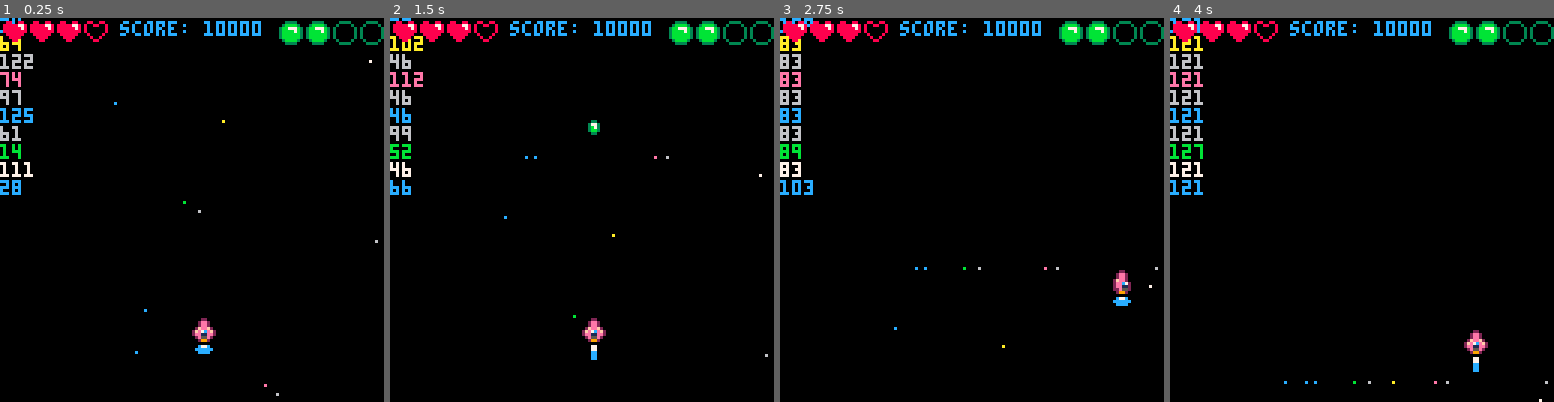
Above: before the commit, frames 1-4 (left to right).
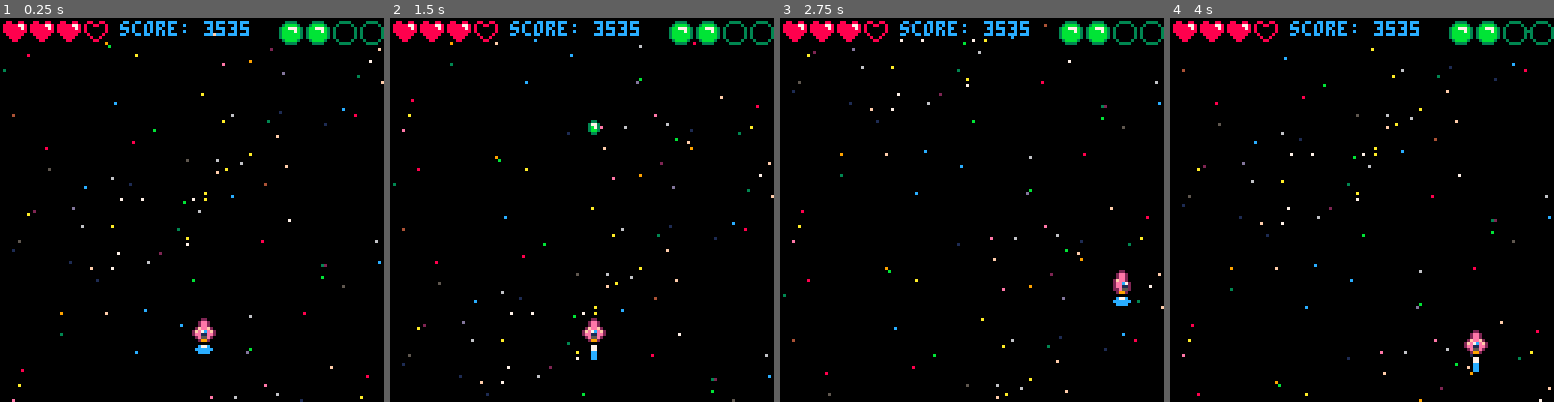
Above: after the commit, the same moments.

Repository: CalebmKopp/shmuptut
Game: PICO-8 cartridge ep7-homework/shmup_star_animation.p8
Two runs of this game, one before a commit and one after it. Both use one fixed random seed, a clock stepped at 60 frames per second and the inputs below.
Inputs:
- Up to frame 1 (0.25 s): no input
- Up to frame 2 (1.5 s): tap X (X key) at 0.33, 1.07 s
- Up to frame 3 (2.75 s): hold Right 1.6-2.1 s; tap X (X key) at 1.85 s; hold Up 2.15-2.42 s; hold Right from 2.47 s (still down)
- Up to frame 4 (4 s): tap X (X key) at 2.97 s; release Right at 3.03 s; hold Left 3.08-3.58 s; hold Down 3.63-3.97 s

The runs differ from the first frame. In frame 1, 1.9% of the frame differs, in the area x 0-100%, y 0-100%; in frame 2, 2.0%; in frame 3, 2.1%; in frame 4, 2.3%.

Commit message:
stars generate randomly, then wrap on screen

Diff:
--- a/ep7-homework/shmup_star_animation.p8
+++ b/ep7-homework/shmup_star_animation.p8
@@ -20,11 +20,12 @@
 
 	muzzle=0
 
-	score=10000
+	score=flr(rnd(10000)+1)
 	lives=3
 	bombs=2
 
-	starcount=10
+	starcount=100
+	starspeed=1
 	starx={}
 	stary={}
 	starc={}
@@ -144,6 +145,7 @@
 	-- health ui
 	print("score: "..score, 40,1,12)
 
+	--draw lives
 	for i=1,4 do
 		if lives>=i then
 			spr(74,(i*9)-8,1)
@@ -152,6 +154,7 @@
 		end
 	end
 
+	--draw bombs
 	for i=1,4 do
 		if bombs>=i then
 			spr(76,(i*9)+84,1)
@@ -164,14 +167,26 @@
 
 -->8
 function starfield()
-
-	for i=1,#starx do
-		staryoffset=t%128
-		print(stary[i]+staryoffset)
-		if (stary[i]+staryoffset > 127) then
-			stary[i]=0
+	--the full starcount is rendered
+	--	30 times per second
+	for i=1,starcount do
+		--[[
+			the y coord of each star, changes per t%129
+			lets say stary[i] happens to be 0, top of screen
+			as time ticks on, we are adding that time
+			to the y coord. this makes it so that we take
+			the initially randomized y coord, and dynamically
+			render it lower, on the next frame.
+		]]--
+		starydraw=stary[i]+t%129
+		-- if the y coord is ever, off the screen
+		if starydraw > 128 then
+			-- we can subtract 128 to keep it on screen
+			starydraw -=128
 		end
-		pset(starx[i],stary[i]+staryoffset,starc[i])
+		--then render the individual star, as many times
+		--	as the starcount calls for
+		pset(starx[i],starydraw,starc[i])
 	end
 end
 __gfx__
